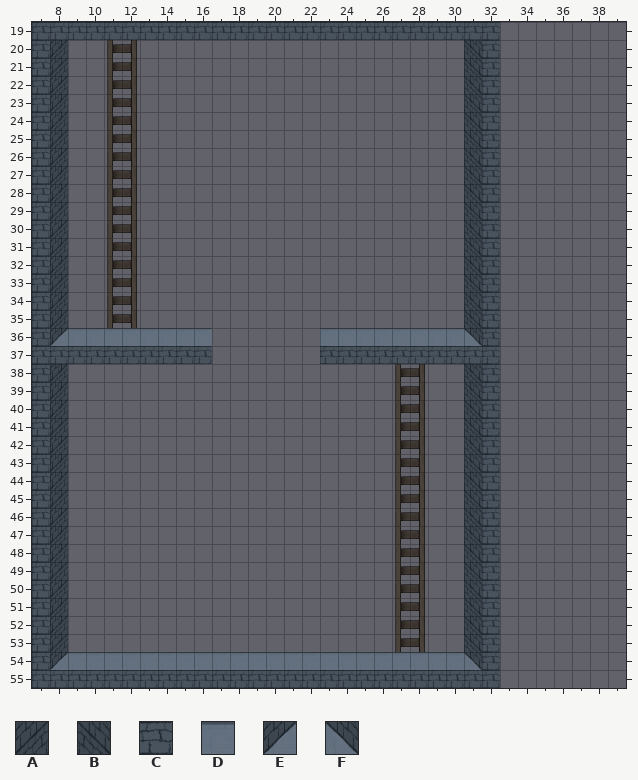
A Tiled map gets an edit: assets/map/torre_1.tmx. The first picture shows the starting point.
Cells are 32x32 px. Shown: x 7..39, y 19..55. Layer "Tower" is drawn -10,6 px off the grid.
Key: from "atlas": A 11, B 12, C 14, D 15, E 16, F 17.
_ is an empty cell.
Layers that did not change in this view are not listed.
Layer "Tower" before, first column x 7:
19 CCCCCCCCCCCCCCCCCCCCCCCCCC_______
20 CA______________________BC_______
21 CA______________________BC_______
22 CA______________________BC_______
23 CA______________________BC_______
24 CA______________________BC_______
25 CA______________________BC_______
26 CA______________________BC_______
27 CA______________________BC_______
28 CA______________________BC_______
29 CA______________________BC_______
30 CA______________________BC_______
31 CA______________________BC_______
32 CA______________________BC_______
33 CA______________________BC_______
34 CA______________________BC_______
35 CA______________________BC_______
36 CEDDDDDDDD______DDDDDDDDFC_______
37 CCCCCCCCCC______CCCCCCCCCC_______
38 CA______________________BC_______
39 CA______________________BC_______
40 CA______________________BC_______
41 CA______________________BC_______
42 CA______________________BC_______
43 CA______________________BC_______
44 CA______________________BC_______
45 CA______________________BC_______
46 CA______________________BC_______
47 CA______________________BC_______
48 CA______________________BC_______
49 CA______________________BC_______
50 CA______________________BC_______
51 CA______________________BC_______
52 CA______________________BC_______
53 CA______________________BC_______
54 CEDDDDDDDDDDDDDDDDDDDDDDFC_______
55 CCCCCCCCCCCCCCCCCCCCCCCCCC_______
After:
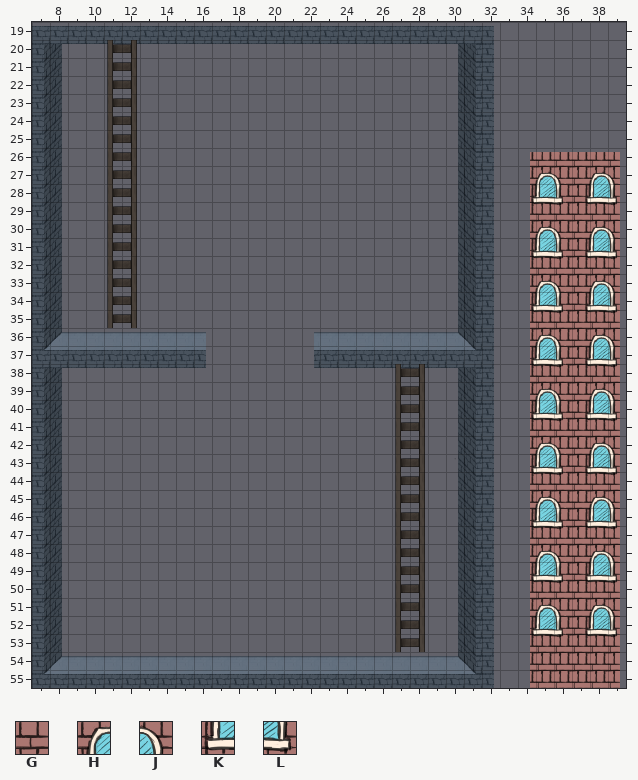
Further tiles: from "atlasupdate": G 29, H 30, J 31, K 43, L 44.
What changed:
Changed rows in their new state; . is an unchanged cell.
layer "Tower" offset 0,0 -> -11,7 px
Layer "Tower":
first column x 35:
26 GGGGG
27 HJGHJ
28 KLGKL
29 GGGGG
30 HJGHJ
31 KLGKL
32 GGGGG
33 HJGHJ
34 KLGKL
35 GGGGG
36 HJGHJ
37 KLGKL
38 GGGGG
39 HJGHJ
40 KLGKL
41 GGGGG
42 HJGHJ
43 KLGKL
44 GGGGG
45 HJGHJ
46 KLGKL
47 GGGGG
48 HJGHJ
49 KLGKL
50 GGGGG
51 HJGHJ
52 KLGKL
53 GGGGG
54 GGGGG
55 GGGGG
